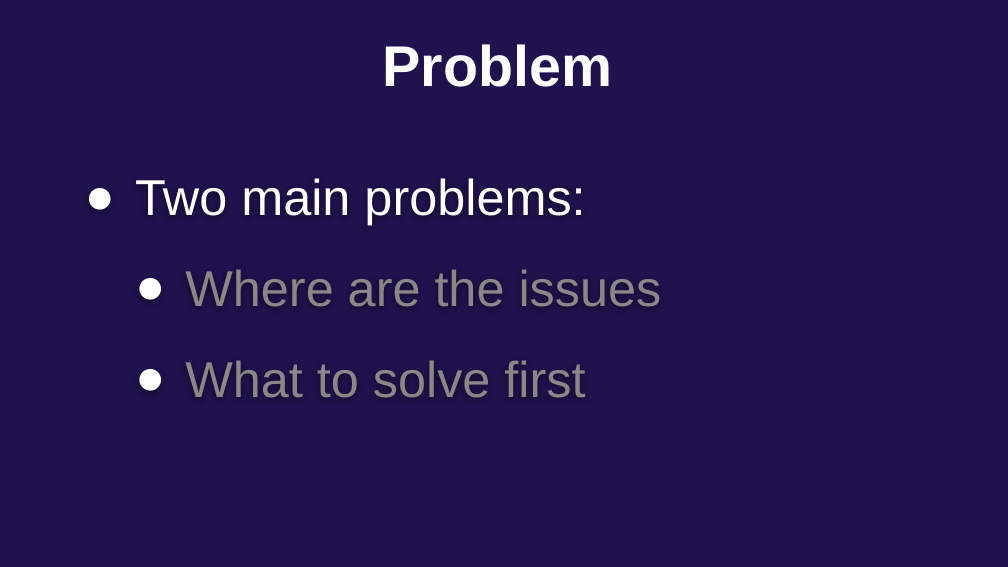
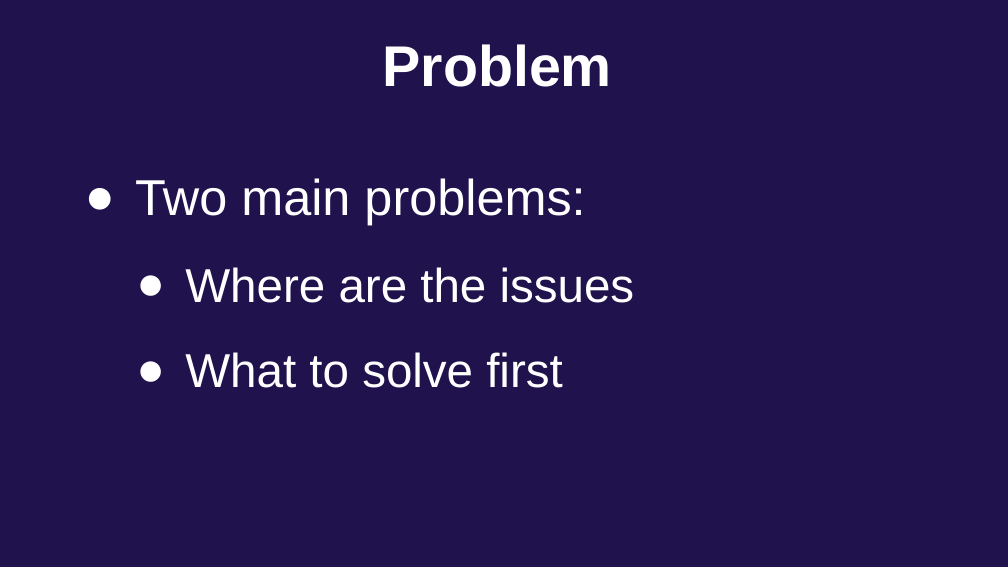
Before and after one commit to masdeval/seeclickfix, a slide deck: slide 3 of article/Predicting the urgency of urban issues.pptx. Drawn at 1008x567 pixels with LibreOffice and Linux fonts; fonts in the diff are those of the drawing; background and template pictures are left out. Boxes give left, top, right and bottom in pixels: in the first picture for what was removed or moved away, otherwise in the second. Text is boxed around its words. In the diff, an @@ line names an element or a change of style, - is before the commit and + after.

```diff
--- a/article/Predicting the urgency of urban issues.pptx
+++ b/article/Predicting the urgency of urban issues.pptx
@@ text at (185, 267, 635, 388): size 36 to 34 pt, text colour #888888 to #FFFFFF in "Where are the issues", "What to solve first"; indent changed @@
```
Also in this commit, not shown: 6 other slides changed, 10 slides added, 2 slides removed, 5 other files.
